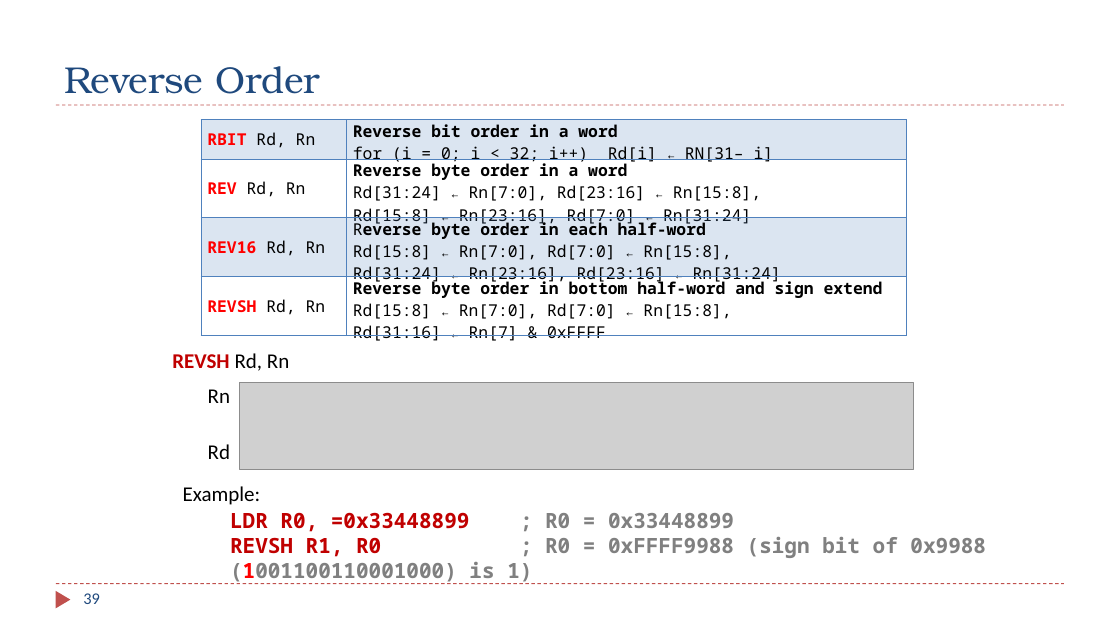
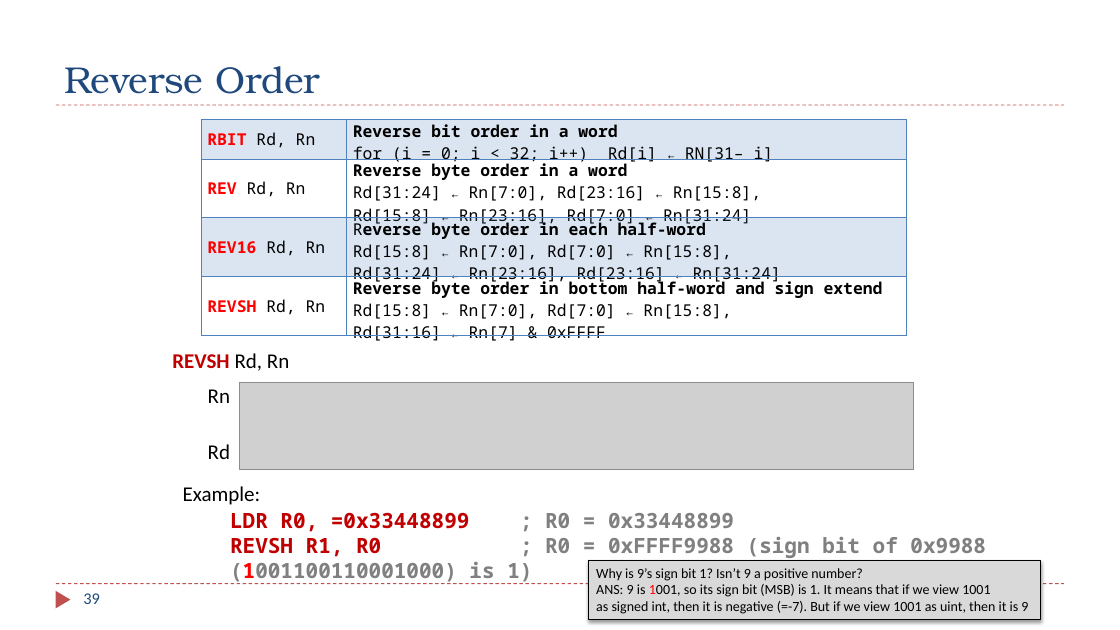
Before and after one commit to guhofstra/CSC111Fa26, a slide deck: slide 39 of PPTs/Ch4_ARM_Arithmetic_Logic.pptx. Drawn at 1120x630 pixels with LibreOffice and Linux fonts; fonts in the diff are those of the drawing; grey boxes stand for pictures. Boxes give left, top, right and bottom in pixels: in the first picture for what was removed or moved away, otherwise in the second. Text is boxed around its words. In the diff, an @@ line names an element or a change of style, - is before the commit and + after.

```diff
--- a/PPTs/Ch4_ARM_Arithmetic_Logic.pptx
+++ b/PPTs/Ch4_ARM_Arithmetic_Logic.pptx
@@ rectangle added at <box>588,560,1041,620</box>, fill #D9D9D9, outline #000000 0.75 pt, 12 pt, text #000000 @@
+Why is 9’s sign bit 1? Isn’t 9 a positive number?
+ANS: 9 is 1001, so its sign bit (MSB) is 1. It means that if we view 1001
+as signed int, then it is negative (=-7). But if we view 1001 as uint, then it is 9
```
Also in this commit, not shown: 9 other slides changed, 1 other file.
